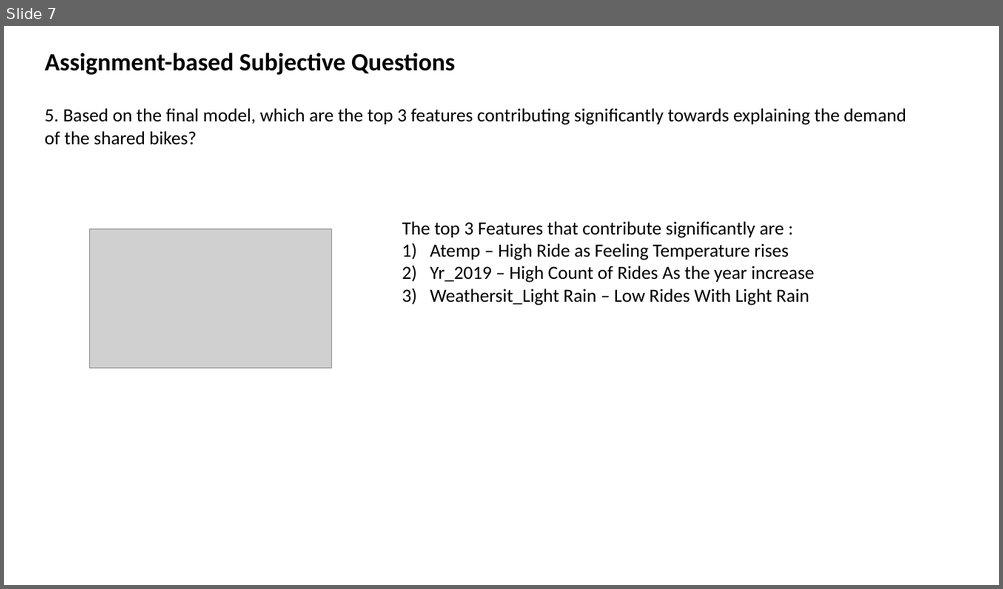
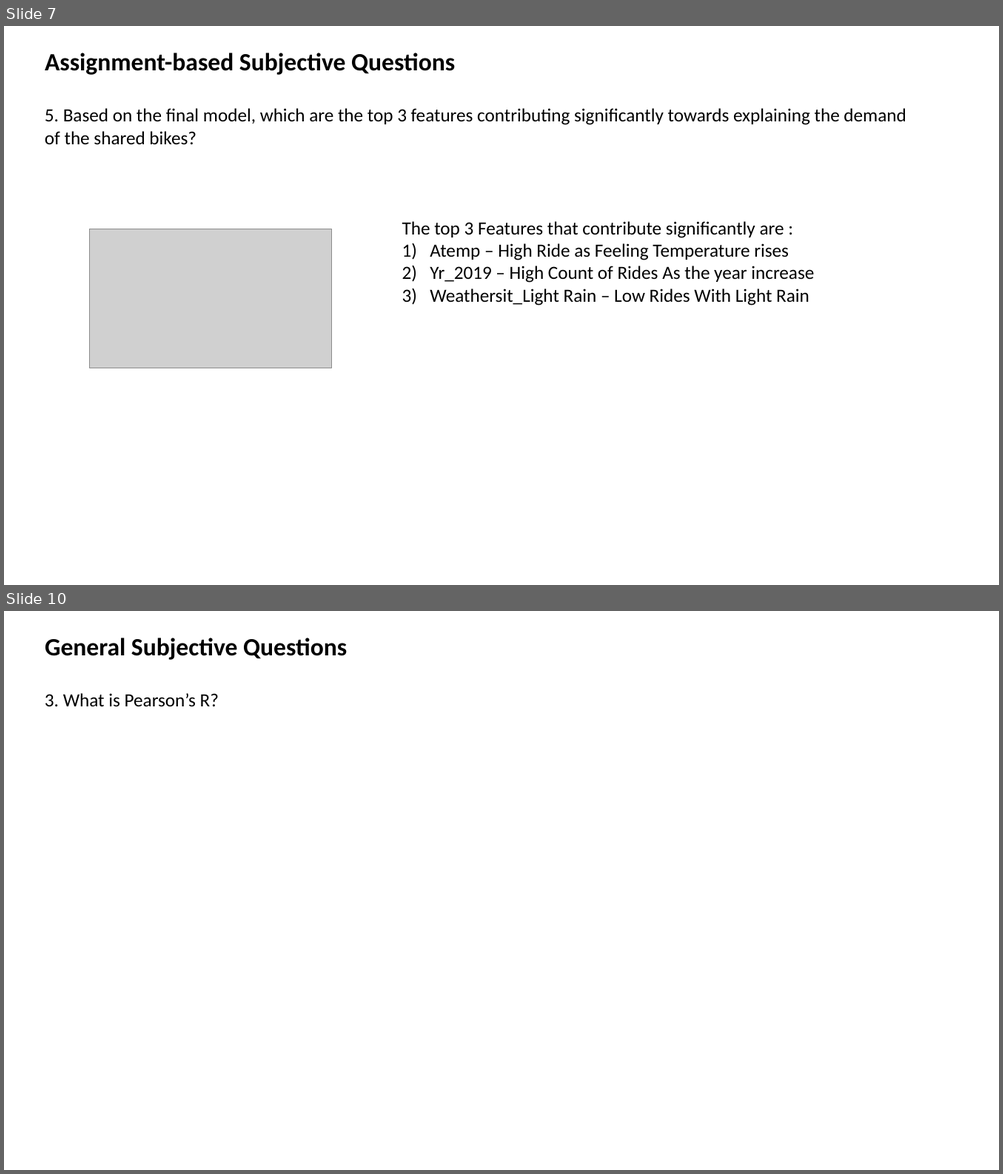
Before and after one commit to gurpreetkalra/BoomBikeCaseStudy, a slide deck: Boom Bikes.pptx. Shown one above the other, each under a label of ours: slide 7 before the commit, slides 7 and 10 after it; the slides between them are not shown. The pictures are 1003x589 and 1003x1174 pixels, drawn with LibreOffice and Linux fonts; fonts in the diff are those of the drawing; grey boxes stand for pictures. Boxes give left, top, right and bottom in pixels: in the first picture for what was removed or moved away, otherwise in the second. Text is boxed around its words. In the diff, an @@ line names an element or a change of style, - is before the commit and + after.

```diff
--- a/Boom Bikes.pptx
+++ b/Boom Bikes.pptx
@@ slide 10 added at [4, 611, 999, 1170], background #FFFFFF @@
@@ text added at [45, 638, 347, 660], 24 pt, text #000000, bold @@
+General Subjective Questions
@@ text added at [45, 693, 219, 707], 18 pt, text #000000 @@
+3. What is Pearson’s R?
```
Also in this commit, not shown: 2 slides changed, 3 other slides added.
